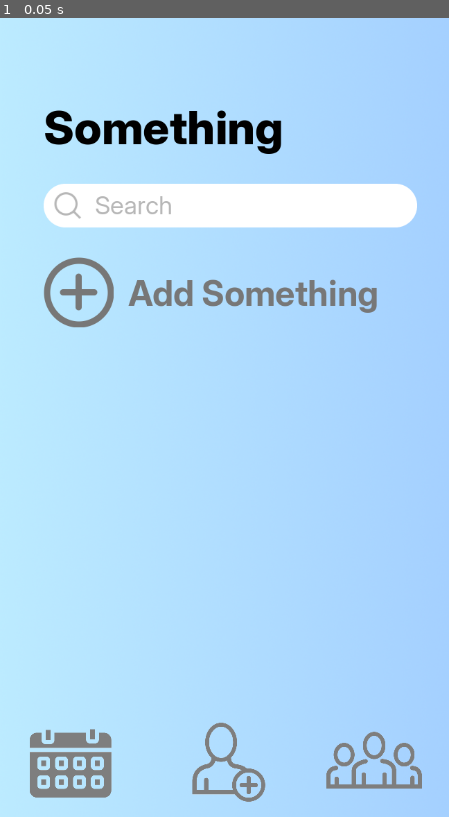
Above: before the commit, frame 1.
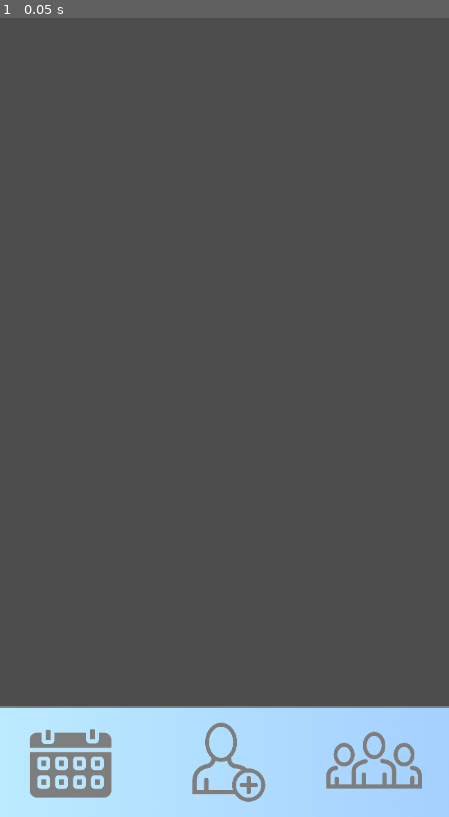
Above: after the commit, the same moment.

Repository: ericADKitt/CalPal
Game: Godot game, scene res://Scenes/main.tscn
The game is run twice, just before and just after one commit, with the same random seed, the same clock (stepped at 60 frames per second) and the same inputs.
Inputs:
- Up to frame 1 (0.05 s): no input

The runs differ from the first frame. In frame 1, 86% of the frame differs, in the area x 0-100%, y 0-87%.

Commit message:
Add files via upload

Diff:
--- /dev/null
+++ b/Scenes/group_creation_pop_up.tscn
@@ -0,0 +1,26 @@
+[gd_scene load_steps=4 format=3 uid="uid://357kpc2wtasu"]
+
+[ext_resource type="Script" uid="uid://b2v30bedq63ff" path="res://Scripts/group_creation_pop_up.gd" id="1_j4ma6"]
+[ext_resource type="PackedScene" uid="uid://b5pks02opduq2" path="res://Scenes/pop_up_template.tscn" id="2_f3yr3"]
+[ext_resource type="PackedScene" uid="uid://c3q7fie8ewjwc" path="res://Scenes/text_bar.tscn" id="3_f3yr3"]
+
+[node name="GroupCreationPopUp" type="Control" node_paths=PackedStringArray("popUpTemplate")]
+layout_mode = 3
+anchors_preset = 15
+anchor_right = 1.0
+anchor_bottom = 1.0
+grow_horizontal = 2
+grow_vertical = 2
+script = ExtResource("1_j4ma6")
+popUpTemplate = NodePath("PopUpTemplate")
+
+[node name="PopUpTemplate" parent="." instance=ExtResource("2_f3yr3")]
+layout_mode = 1
+
+[node name="TextBar" parent="." instance=ExtResource("3_f3yr3")]
+z_index = 32
+layout_mode = 1
+offset_left = 92.0
+offset_top = 413.0
+offset_right = 92.0
+offset_bottom = 413.0
--- a/Scenes/main.tscn
+++ b/Scenes/main.tscn
@@ -1,10 +1,12 @@
-[gd_scene load_steps=4 format=3 uid="uid://bpk1crnbqdhab"]
+[gd_scene load_steps=6 format=3 uid="uid://bpk1crnbqdhab"]
 
-[ext_resource type="Script" uid="uid://dm554gmwfue6v" path="res://Scenes/main.gd" id="1_8gbba"]
-[ext_resource type="PackedScene" uid="uid://he2yuwd0o60e" path="res://Scenes/page_template.tscn" id="2_jjvhh"]
+[ext_resource type="Script" uid="uid://dm554gmwfue6v" path="res://Scripts/main.gd" id="1_8gbba"]
+[ext_resource type="PackedScene" uid="uid://ccvtxlod3qs6q" path="res://Scenes/schedules_page.tscn" id="2_kry3j"]
+[ext_resource type="PackedScene" uid="uid://dffuy7jvs0br0" path="res://Scenes/friends_page.tscn" id="3_21xkr"]
+[ext_resource type="PackedScene" uid="uid://b6qf3nod8wuuh" path="res://Scenes/groups_page.tscn" id="4_6bp64"]
 [ext_resource type="PackedScene" uid="uid://cik6ivr50fght" path="res://Scenes/nav_bar.tscn" id="7_6bp64"]
 
-[node name="Main" type="Control"]
+[node name="Main" type="Control" node_paths=PackedStringArray("navBar")]
 layout_mode = 3
 anchors_preset = 15
 anchor_right = 1.0
@@ -12,8 +14,9 @@
 grow_horizontal = 2
 grow_vertical = 2
 script = ExtResource("1_8gbba")
-
-[node name="PageTemplate" parent="." instance=ExtResource("2_jjvhh")]
-layout_mode = 1
+schedulesPageScene = ExtResource("2_kry3j")
+friendsPageScene = ExtResource("3_21xkr")
+groupsPageScene = ExtResource("4_6bp64")
+navBar = NodePath("NavBar")
 
 [node name="NavBar" parent="." instance=ExtResource("7_6bp64")]
--- a/Scenes/nav_bar.tscn
+++ b/Scenes/nav_bar.tscn
@@ -7,8 +7,13 @@
 [ext_resource type="Texture2D" uid="uid://dwuey6rpmnbva" path="res://Images/FriendIcon_Solid.png" id="5_gs7ya"]
 [ext_resource type="Texture2D" uid="uid://ff3iwtxlkeag" path="res://Images/GroupIcon_Hollow.png" id="6_083mp"]
 [ext_resource type="Texture2D" uid="uid://bibpl7wjh0pe4" path="res://Images/GroupIcon_Solid.png" id="7_degqp"]
+[ext_resource type="Texture2D" uid="uid://cnuy0lwyod8ql" path="res://Images/FullBG.png" id="8_xxm3e"]
 
-[node name="NavBar" type="Control" node_paths=PackedStringArray("scheduleIcon", "friendIcon", "groupIcon")]
+[sub_resource type="CanvasTexture" id="CanvasTexture_xxm3e"]
+
+[node name="NavBar" type="Control" node_paths=PackedStringArray("scheduleIcon", "friendIcon", "groupIcon", "background")]
+top_level = true
+z_index = -1
 layout_mode = 3
 anchors_preset = 0
 offset_top = 992.0
@@ -18,6 +23,7 @@
 scheduleIcon = NodePath("ScheduleIcon")
 friendIcon = NodePath("FriendIcon")
 groupIcon = NodePath("GroupIcon")
+background = NodePath("NavBarBG")
 scheduleHollowTexture = ExtResource("2_xxm3e")
 scheduleSolidTexture = ExtResource("3_iosv3")
 friendHollowTexture = ExtResource("4_iuhsn")
@@ -26,6 +32,7 @@
 groupSolidTexture = ExtResource("7_degqp")
 
 [node name="ScheduleIcon" type="Sprite2D" parent="."]
+z_index = 15
 position = Vector2(100, 81)
 scale = Vector2(0.25, 0.25)
 texture = ExtResource("2_xxm3e")
@@ -36,8 +43,10 @@
 offset_top = -212.0
 offset_right = 244.0
 offset_bottom = 204.0
+metadata/_edit_use_anchors_ = true
 
 [node name="FriendIcon" type="Sprite2D" parent="."]
+z_index = 15
 position = Vector2(328, 81)
 scale = Vector2(0.25, 0.25)
 texture = ExtResource("4_iuhsn")
@@ -51,6 +60,7 @@
 metadata/_edit_use_anchors_ = true
 
 [node name="GroupIcon" type="Sprite2D" parent="."]
+z_index = 15
 position = Vector2(540, 81)
 scale = Vector2(0.25, 0.25)
 texture = ExtResource("6_083mp")
@@ -61,6 +71,22 @@
 offset_top = -168.0
 offset_right = 276.0
 offset_bottom = 156.0
+metadata/_edit_use_anchors_ = true
+
+[node name="NavBarBG" type="Sprite2D" parent="."]
+z_index = 14
+position = Vector2(324, 80)
+texture = ExtResource("8_xxm3e")
+region_enabled = true
+region_rect = Rect2(0, 0, 648, 160)
+
+[node name="NavBarBorder" type="Sprite2D" parent="."]
+modulate = Color(0.494118, 0.494118, 0.494118, 1)
+z_index = 15
+position = Vector2(324, 1.5)
+texture = SubResource("CanvasTexture_xxm3e")
+region_enabled = true
+region_rect = Rect2(0, 0, 648, 3)
 
 [connection signal="pressed" from="ScheduleIcon/SchedulesButton" to="." method="_on_schedules_button_pressed"]
 [connection signal="pressed" from="FriendIcon/FriendsButton" to="." method="_on_friends_button_pressed"]
--- /dev/null
+++ b/Scenes/pop_up_template.tscn
@@ -0,0 +1,45 @@
+[gd_scene load_steps=5 format=3 uid="uid://b5pks02opduq2"]
+
+[ext_resource type="Script" uid="uid://c3vywkvgsbpps" path="res://Scripts/pop_up_template.gd" id="1_tbwui"]
+[ext_resource type="Texture2D" uid="uid://iodkmhyil5vi" path="res://Images/MenuBox.png" id="2_jrich"]
+[ext_resource type="FontFile" uid="uid://bd7cl5roml5qs" path="res://Fonts/Inter/Inter_28pt-Bold.ttf" id="3_dc1bg"]
+
+[sub_resource type="CanvasTexture" id="CanvasTexture_bwmib"]
+
+[node name="PopUpTemplate" type="Control" node_paths=PackedStringArray("title")]
+layout_mode = 3
+anchors_preset = 15
+anchor_right = 1.0
+anchor_bottom = 1.0
+grow_horizontal = 2
+grow_vertical = 2
+script = ExtResource("1_tbwui")
+title = NodePath("Title")
+boxTopLeft = Vector2(57, 309)
+boxBottomRight = Vector2(591, 843)
+
+[node name="BGDarkener" type="Sprite2D" parent="."]
+modulate = Color(0.494118, 0.494118, 0.494118, 0.466667)
+z_index = 30
+position = Vector2(324, 576)
+texture = SubResource("CanvasTexture_bwmib")
+region_enabled = true
+region_rect = Rect2(0, 0, 648, 1152)
+
+[node name="MenuBox" type="Sprite2D" parent="."]
+z_index = 31
+position = Vector2(324, 576)
+texture = ExtResource("2_jrich")
+
+[node name="Title" type="RichTextLabel" parent="."]
+modulate = Color(0, 0, 0, 1)
+z_index = 32
+offset_left = 93.0
+offset_top = 324.0
+offset_right = 452.0
+offset_bottom = 384.0
+theme_override_fonts/normal_font = ExtResource("3_dc1bg")
+theme_override_font_sizes/normal_font_size = 38
+text = "Title"
+fit_content = true
+vertical_alignment = 2
--- /dev/null
+++ b/Scenes/text_bar.tscn
@@ -0,0 +1,41 @@
+[gd_scene load_steps=7 format=3 uid="uid://c3q7fie8ewjwc"]
+
+[ext_resource type="Script" uid="uid://dohp1rj2sb3md" path="res://Scripts/text_bar.gd" id="1_rsax3"]
+[ext_resource type="Texture2D" uid="uid://cb27721vywyhu" path="res://Images/TextBar.png" id="2_rsax3"]
+[ext_resource type="FontFile" uid="uid://160lhxwqu6vg" path="res://Fonts/Inter/Inter_28pt-Regular.ttf" id="3_5oshp"]
+
+[sub_resource type="StyleBoxEmpty" id="StyleBoxEmpty_qlucs"]
+
+[sub_resource type="StyleBoxEmpty" id="StyleBoxEmpty_g2yyo"]
+
+[sub_resource type="StyleBoxEmpty" id="StyleBoxEmpty_ijaa7"]
+
+[node name="TextBar" type="Control" node_paths=PackedStringArray("searchBarSprite", "lineEdit")]
+layout_mode = 3
+anchor_right = 0.673
+anchor_bottom = 0.055
+offset_right = -0.104034
+offset_bottom = -0.360004
+grow_horizontal = 2
+grow_vertical = 2
+script = ExtResource("1_rsax3")
+searchBarSprite = NodePath("SearchBarSprite")
+lineEdit = NodePath("LineEdit")
+
+[node name="SearchBarSprite" type="Sprite2D" parent="."]
+position = Vector2(218, 31.5)
+texture = ExtResource("2_rsax3")
+
+[node name="LineEdit" type="LineEdit" parent="."]
+modulate = Color(0, 0, 0, 1)
+offset_left = 26.0
+offset_top = 5.0
+offset_right = 411.0
+offset_bottom = 57.0
+theme_override_fonts/font = ExtResource("3_5oshp")
+theme_override_font_sizes/font_size = 36
+theme_override_styles/focus = SubResource("StyleBoxEmpty_qlucs")
+theme_override_styles/read_only = SubResource("StyleBoxEmpty_g2yyo")
+theme_override_styles/normal = SubResource("StyleBoxEmpty_ijaa7")
+context_menu_enabled = false
+flat = true
Not shown: 1 places in Scenes/nav_bar.tscn that only renumber resources
